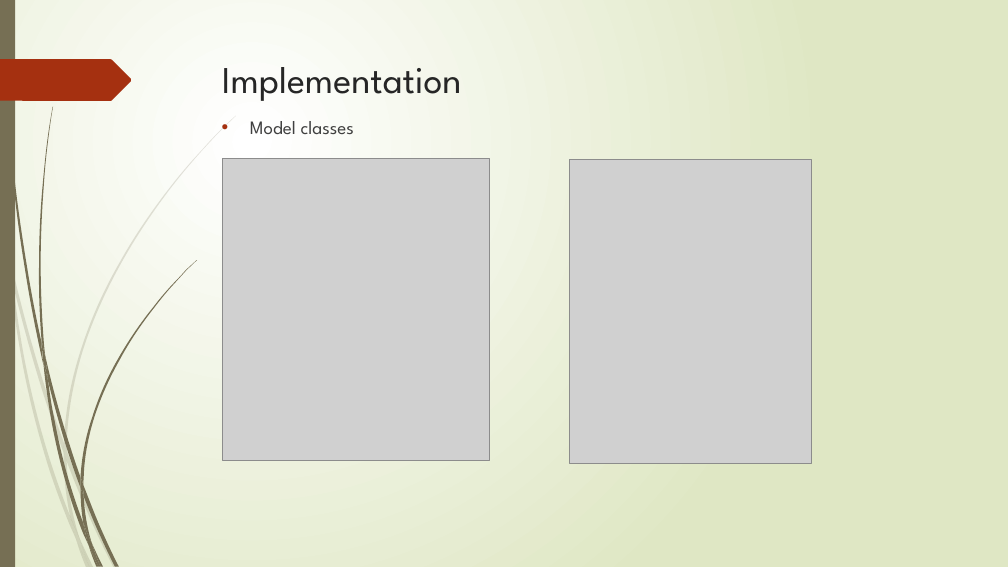
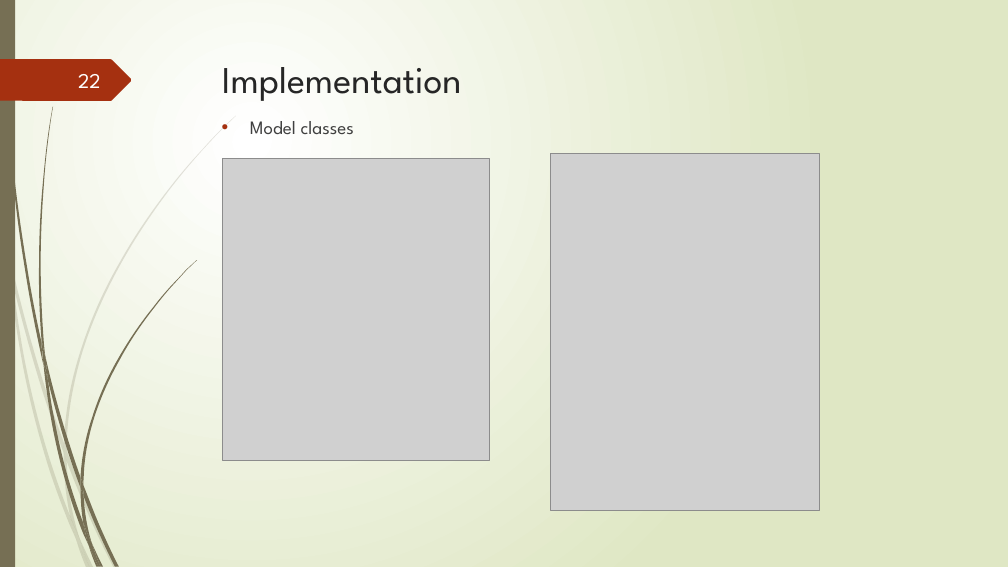
Before and after one commit to Mikiyas721/dijkstra-s-algorithm, a slide deck: slide 22 of docs/slides/Dijkstras new.pptx. Drawn at 1008x567 pixels with LibreOffice and Linux fonts; fonts in the diff are those of the drawing; grey boxes stand for pictures. Boxes give left, top, right and bottom in pixels: in the first picture for what was removed or moved away, otherwise in the second. Text is boxed around its words. In the diff, an @@ line names an element or a change of style, - is before the commit and + after.

```diff
--- a/docs/slides/Dijkstras new.pptx
+++ b/docs/slides/Dijkstras new.pptx
@@ page number added at [78, 74, 101, 88], 20 pt, text #FEFFFF @@
+22
@@ picture: place and size @@
-picture at [569, 160, 812, 463]
+picture at [551, 154, 820, 510]
```
Also in this commit, not shown: 24 other slides changed, 1 slide added, 6 other files.
